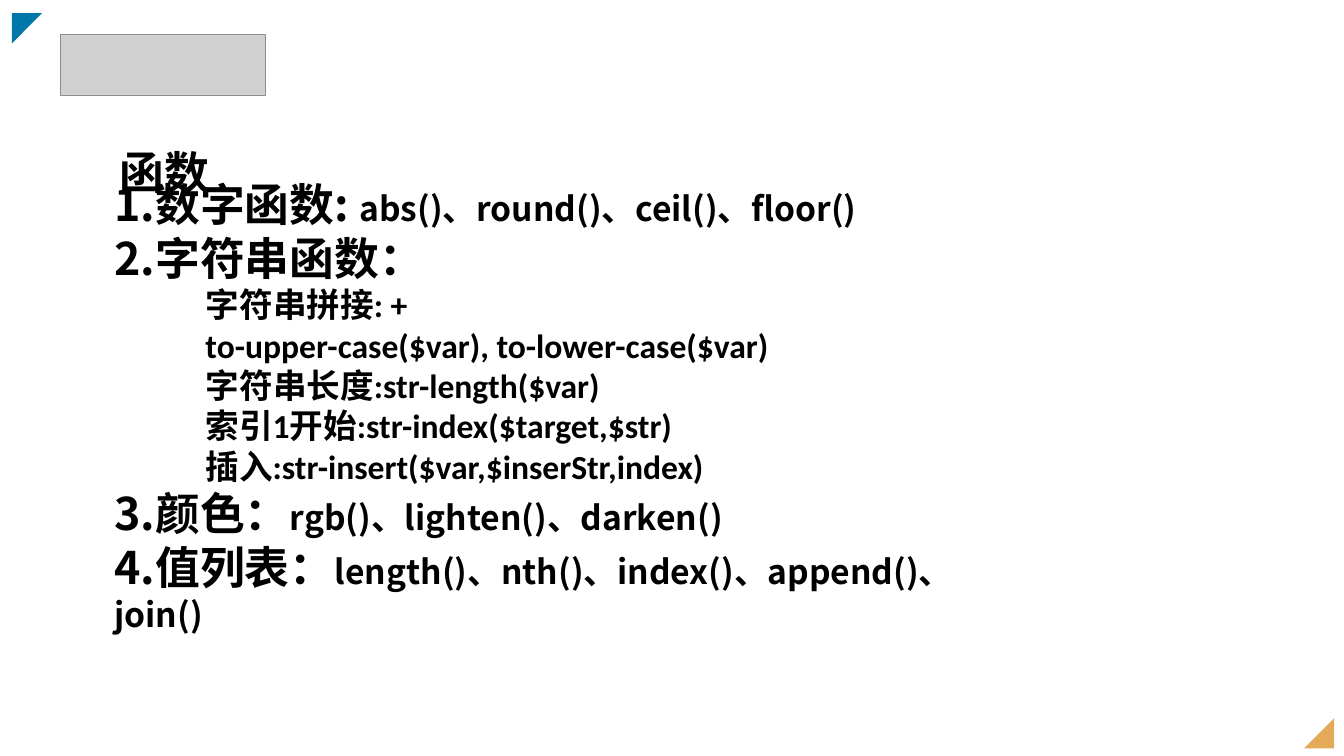
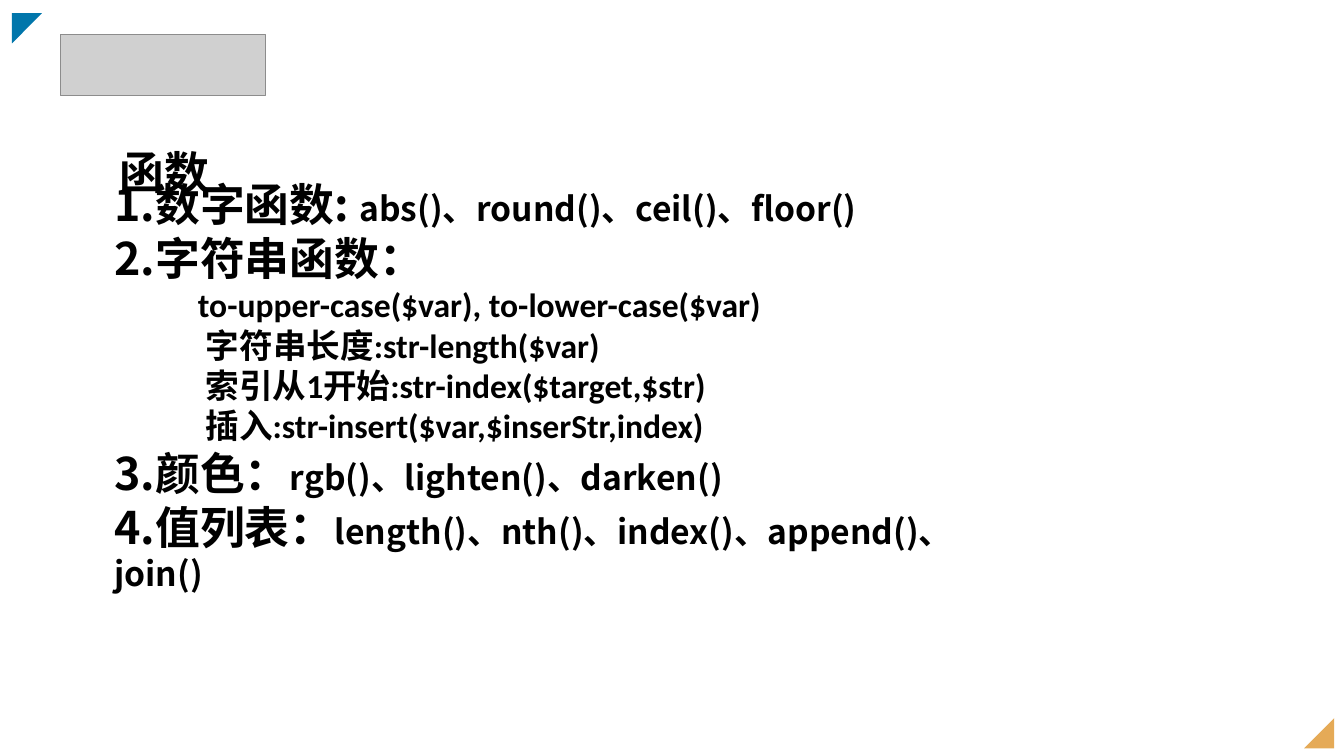
Before and after one commit to johnnysw/fellows17, a slide deck: slide 12 of sass/sass.pptx (slide 11 before the commit). Drawn at 1344x756 pixels with LibreOffice and Linux fonts; fonts in the diff are those of the drawing; grey boxes stand for pictures. Boxes give left, top, right and bottom in pixels: in the first picture for what was removed or moved away, otherwise in the second. Text is boxed around its words. In the diff, an @@ line names an element or a change of style, - is before the commit and + after.

```diff
--- a/sass/sass.pptx
+++ b/sass/sass.pptx
@@ text at (206, 288, 383, 320): paragraph removed @@
-字符串拼接: +
@@ text at (205, 329, 705, 443): text changed @@
-字符串长度:str-length($var)
-索引1开始:str-index($target,$str)
-插入:str-insert($var,$inserStr,index)
+字符串长度:str-length($var)
+索引从1开始:str-index($target,$str)
+插入:str-insert($var,$inserStr,index)
```
Also in this commit, not shown: 3 other slides changed, 7 other files.
